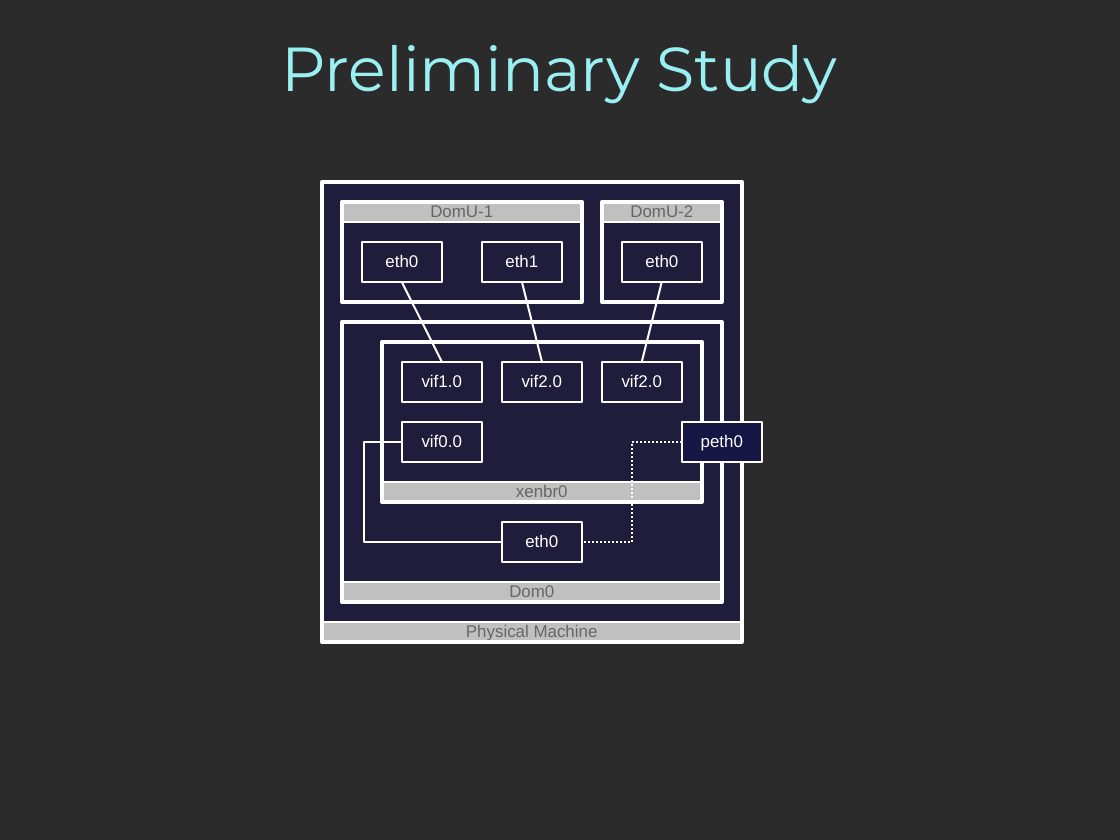
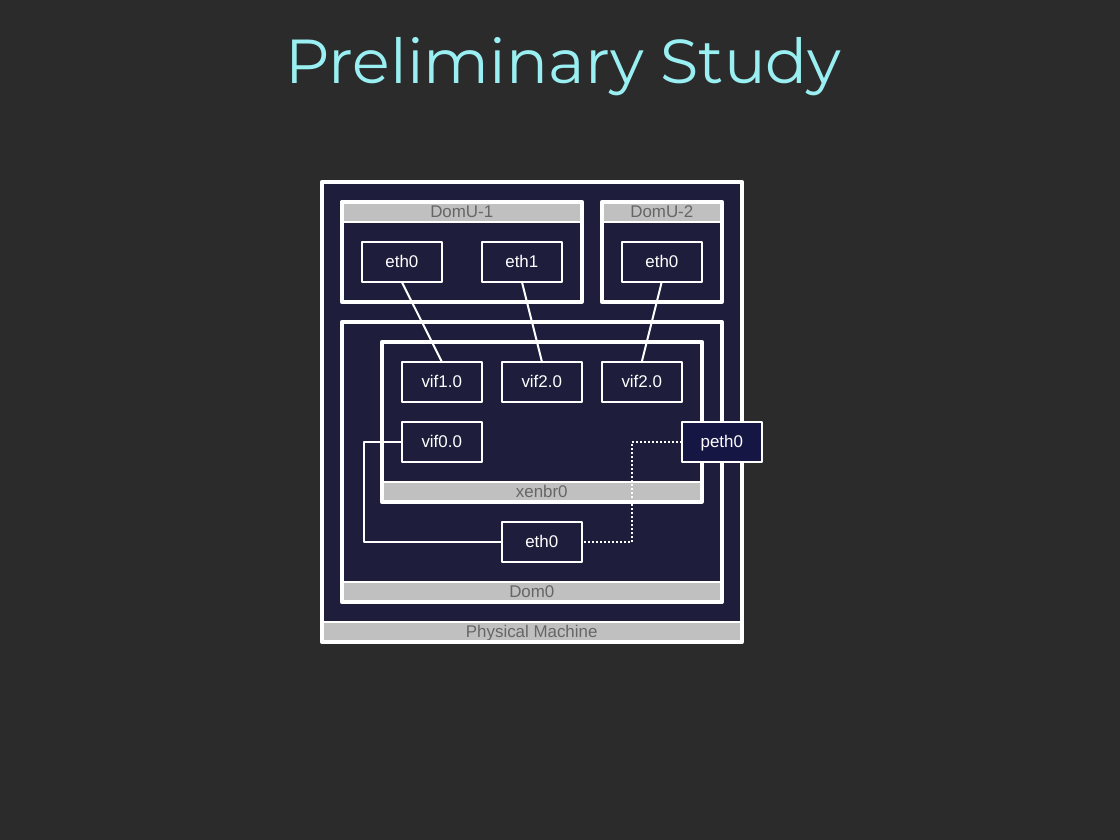
Before and after one commit to mgiorgino/xen-attitune, a slide deck: slide 11 of Docs/Anglais/PresentationAnglais.pptx. Drawn at 1120x840 pixels with LibreOffice and Linux fonts; fonts in the diff are those of the drawing; background and template pictures are left out; a plain dark background stands for a picture behind light text. Boxes give left, top, right and bottom in pixels: in the first picture for what was removed or moved away, otherwise in the second. Text is boxed around its words. In the diff, an @@ line names an element or a change of style, - is before the commit and + after.

```diff
--- a/Docs/Anglais/PresentationAnglais.pptx
+++ b/Docs/Anglais/PresentationAnglais.pptx
@@ title "Preliminary Study": place and size @@
-title "Preliminary Study" at [282,45,838,104]
+title "Preliminary Study" at [286,37,842,96]
```
Also in this commit, not shown: 19 other slides changed, 2 slides added, 2 slides removed.
